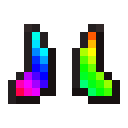
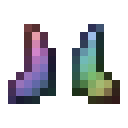
The second 128px x 128px image is a revision of the first. Changes to its layers:
renamed "Layer 2" to "Black & White 1", painted on it, masked it over [left=16, top=32, right=112, bottom=96]
"Layer 1": blend normal → multiply over [left=8, top=24, right=120, bottom=104]
added layer "Rectangle 1" (multiply) over [left=8, top=24, right=120, bottom=104]
